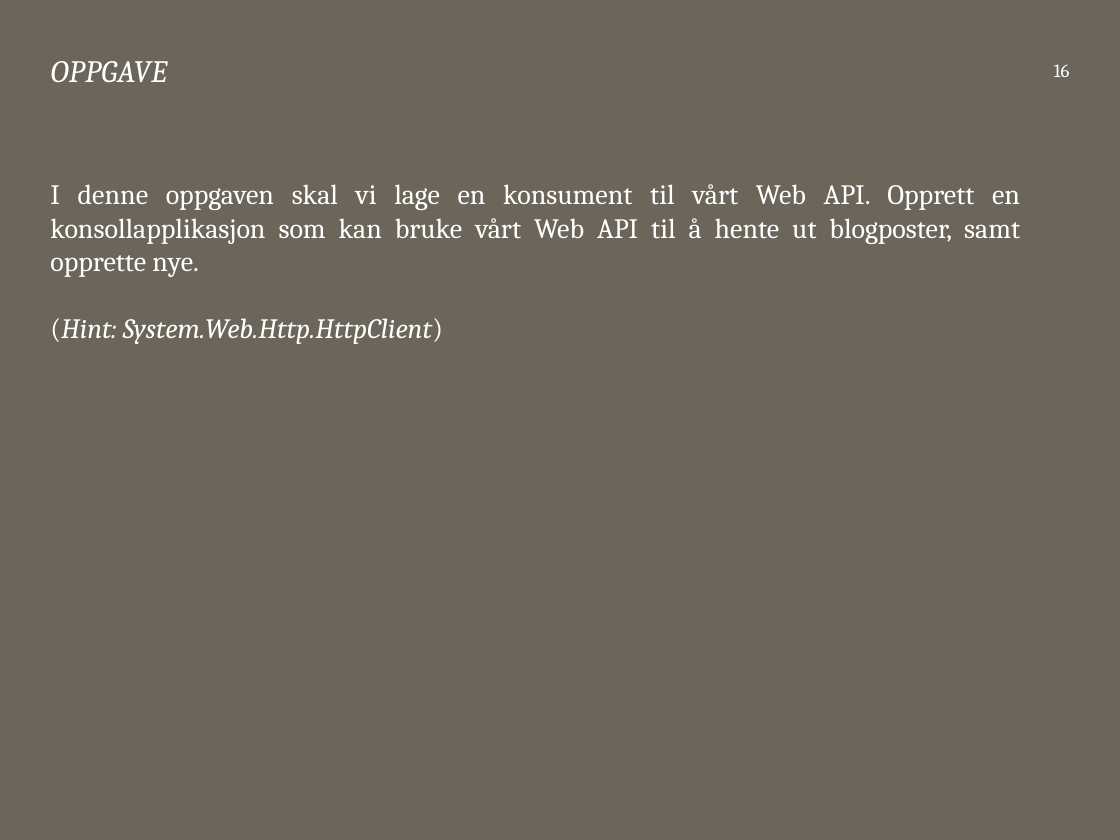
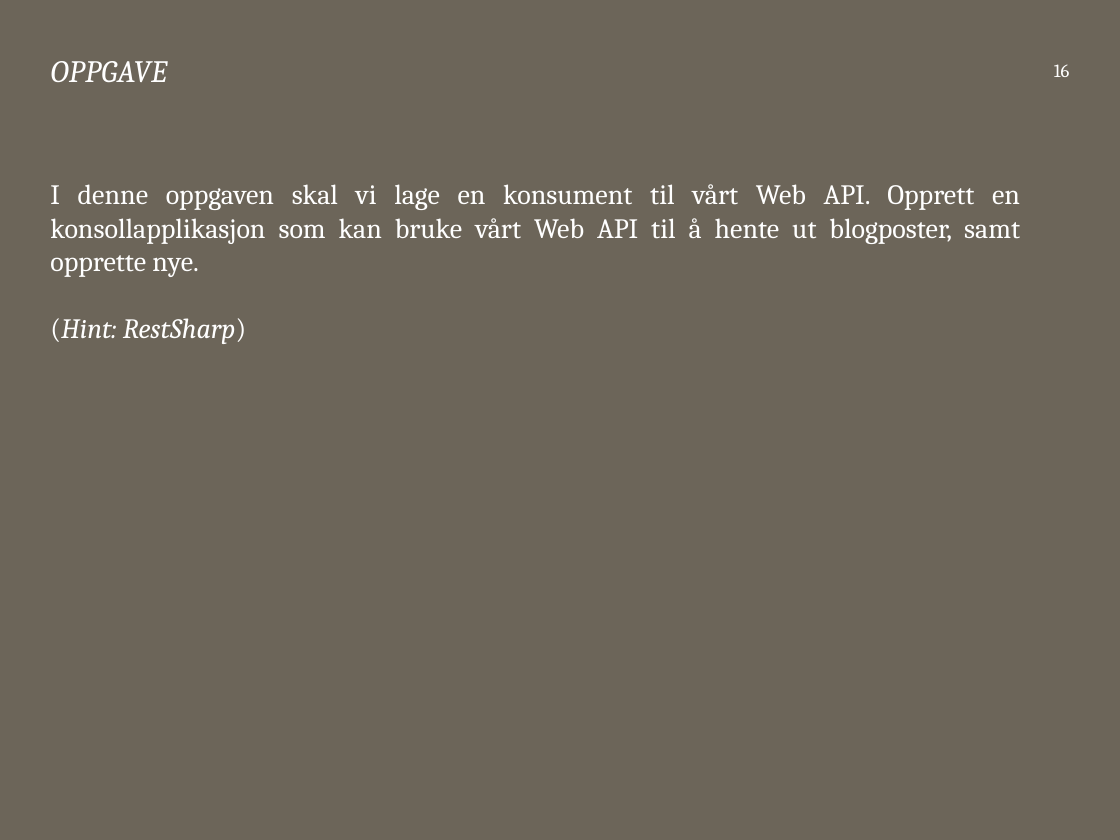
Before and after one commit to bekk/dotnetkurs, a slide deck: slide 16 of webapi/WebAPI.pptx. Drawn at 1120x840 pixels with LibreOffice and Linux fonts; fonts in the diff are those of the drawing. Boxes give left, top, right and bottom in pixels: in the first picture for what was removed or moved away, otherwise in the second. Text is boxed around its words. In the diff, an @@ line names an element or a change of style, - is before the commit and + after.

Commit message:
Small changes to webapi slides

```diff
--- a/webapi/WebAPI.pptx
+++ b/webapi/WebAPI.pptx
@@ text at (x1=50, y1=318, x2=246, y2=344): text changed @@
-(Hint: System.Web.Http.HttpClient)
+(Hint: RestSharp)
```
Also in this commit, not shown: 1 other file.
